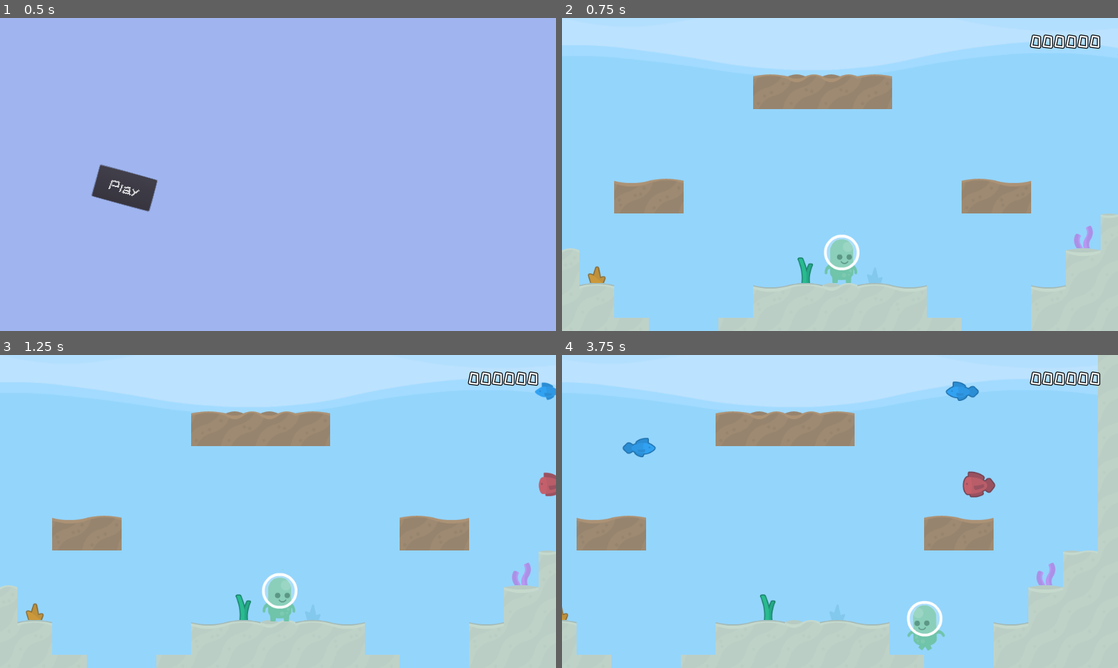
Above: before the commit, frames 1-4 (two rows, left to right).
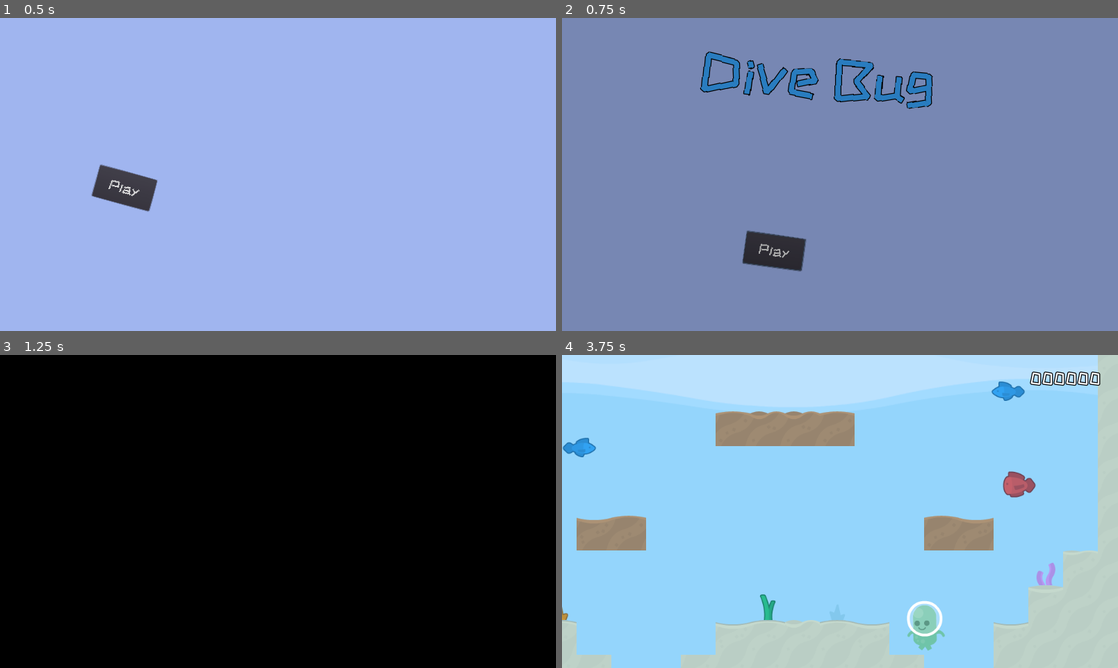
Above: after the commit, the same moments.

Repository: cpvanlue/dive-bug
Game: Godot game, scene res://MainMenu/MainMenu.tscn
Same seed, same stepped clock (60 frames per second), same inputs: the game is played once before the commit and once after it.
Inputs (mouse positions are in pixels of both pictures, inside the frame that each line leads up to):
- Up to frame 1 (0.5 s): no input
- Up to frame 2 (0.75 s): click "Play" at 0.5 s
- Up to frame 3 (1.25 s): no input
- Up to frame 4 (3.75 s): click (828, 549) at 1.25 s, where only the run after the commit has a clickable "Play"; tap Enter (shoot) at 2, 2.1 s; hold D (right) 2.03-3.53 s; tap Shift (sprint) at 2.85 s; hold A (left) from 3.53 s (still down); tap Space (swim) at 3.6 s

Frame 1 is identical in both runs. In frame 2, 100% of the frame differs, in the area x 0-100%, y 0-100%; in frame 3, 100%; in frame 4, 1.6%.

Commit message:
Add fade transitions between MainMenu -> Level and Game Over -> MainMenu scene changes

Diff:
--- a/HUD/HUD.gd
+++ b/HUD/HUD.gd
@@ -2,4 +2,4 @@
 
 
 func _on_MainMenuButton_pressed() -> void:
-	var _ignored = get_tree().change_scene("res://MainMenu/MainMenu.tscn")
+	var _ignored = SceneTransition.change_scene("res://MainMenu/MainMenu.tscn")
--- a/MainMenu/MainMenu.gd
+++ b/MainMenu/MainMenu.gd
@@ -2,4 +2,4 @@
 
 
 func _on_PlayButton_pressed() -> void:
-	var _returnValue = get_tree().change_scene("Level/Level.tscn")
+	var _returnValue = SceneTransition.change_scene("Level/Level.tscn")
--- /dev/null
+++ b/SceneTransition/SceneTransition.gd
@@ -0,0 +1,12 @@
+extends CanvasLayer
+
+
+onready var animation_player := $AnimationPlayer
+
+func change_scene(path: String) -> void:
+	$Control.visible = true
+	animation_player.play("Fade")
+	yield(animation_player, "animation_finished")
+	var _ignored = get_tree().change_scene(path)
+	animation_player.play_backwards("Fade")
+	$Control.visible = false
--- /dev/null
+++ b/SceneTransition/SceneTransition.tscn
@@ -0,0 +1,69 @@
+[gd_scene load_steps=3 format=2]
+
+[ext_resource path="res://SceneTransition/SceneTransition.gd" type="Script" id=1]
+
+[sub_resource type="Animation" id=1]
+resource_name = "Fade"
+tracks/0/type = "bezier"
+tracks/0/path = NodePath("Control/ColorRect:color:r")
+tracks/0/interp = 1
+tracks/0/loop_wrap = true
+tracks/0/imported = false
+tracks/0/enabled = true
+tracks/0/keys = {
+"points": PoolRealArray( 0, -0.25, 0, 0.25, 0, 0, -0.25, 0, 0.25, 0 ),
+"times": PoolRealArray( 0, 0.5 )
+}
+tracks/1/type = "bezier"
+tracks/1/path = NodePath("Control/ColorRect:color:g")
+tracks/1/interp = 1
+tracks/1/loop_wrap = true
+tracks/1/imported = false
+tracks/1/enabled = true
+tracks/1/keys = {
+"points": PoolRealArray( 0, -0.25, 0, 0.25, 0, 0, -0.25, 0, 0.25, 0 ),
+"times": PoolRealArray( 0, 0.5 )
+}
+tracks/2/type = "bezier"
+tracks/2/path = NodePath("Control/ColorRect:color:b")
+tracks/2/interp = 1
+tracks/2/loop_wrap = true
+tracks/2/imported = false
+tracks/2/enabled = true
+tracks/2/keys = {
+"points": PoolRealArray( 0, -0.25, 0, 0.25, 0, 0, -0.25, 0, 0.25, 0 ),
+"times": PoolRealArray( 0, 0.5 )
+}
+tracks/3/type = "bezier"
+tracks/3/path = NodePath("Control/ColorRect:color:a")
+tracks/3/interp = 1
+tracks/3/loop_wrap = true
+tracks/3/imported = false
+tracks/3/enabled = true
+tracks/3/keys = {
+"points": PoolRealArray( 0, -0.25, 0, 0.25, 0, 1, -0.25, 0, 0.25, 0 ),
+"times": PoolRealArray( 0, 0.5 )
+}
+
+[node name="SceneTransition" type="CanvasLayer"]
+layer = 2
+script = ExtResource( 1 )
+
+[node name="Control" type="Control" parent="."]
+visible = false
+anchor_right = 1.0
+anchor_bottom = 1.0
+__meta__ = {
+"_edit_use_anchors_": false
+}
+
+[node name="ColorRect" type="ColorRect" parent="Control"]
+anchor_right = 1.0
+anchor_bottom = 1.0
+color = Color( 0, 0, 0, 0 )
+__meta__ = {
+"_edit_use_anchors_": false
+}
+
+[node name="AnimationPlayer" type="AnimationPlayer" parent="."]
+anims/Fade = SubResource( 1 )
--- a/project.godot
+++ b/project.godot
@@ -13,6 +13,10 @@
 config/name="CS315Final"
 run/main_scene="res://MainMenu/MainMenu.tscn"
 config/icon="res://icon.png"
+
+[autoload]
+
+SceneTransition="*res://SceneTransition/SceneTransition.tscn"
 
 [display]
 
